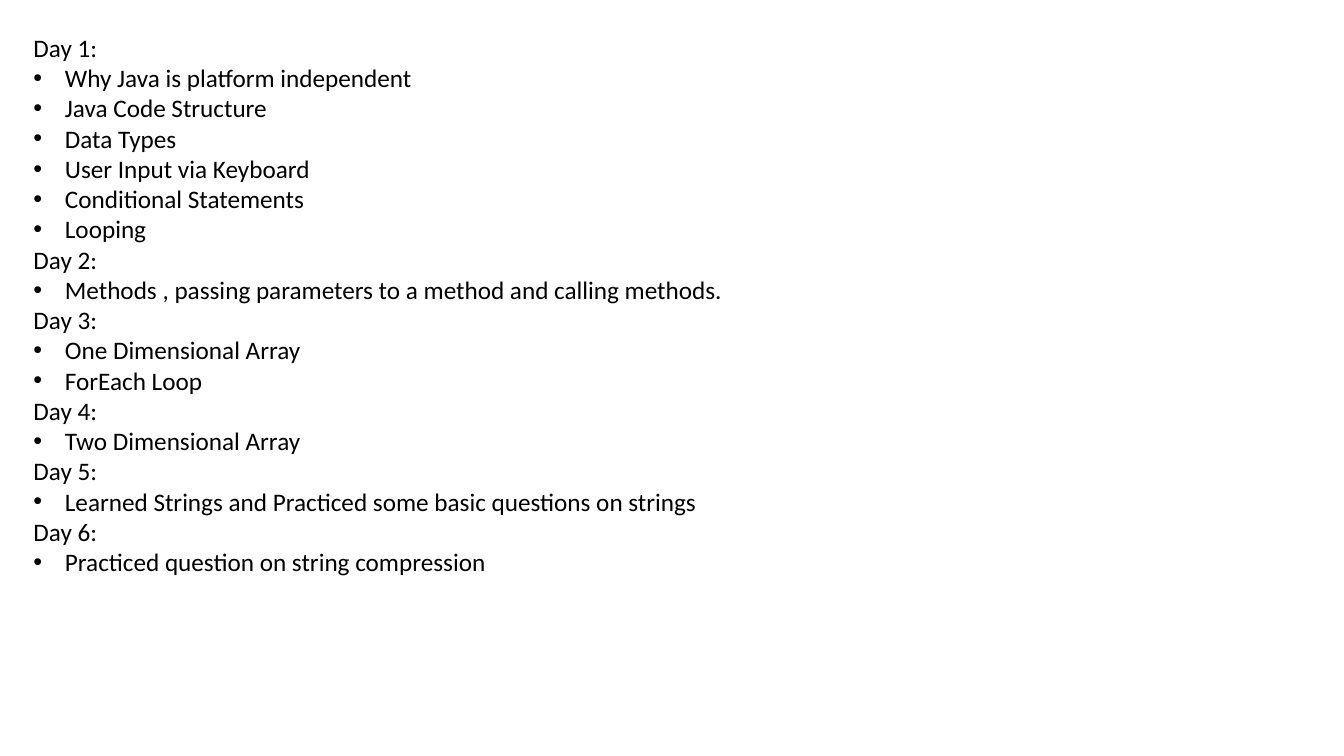
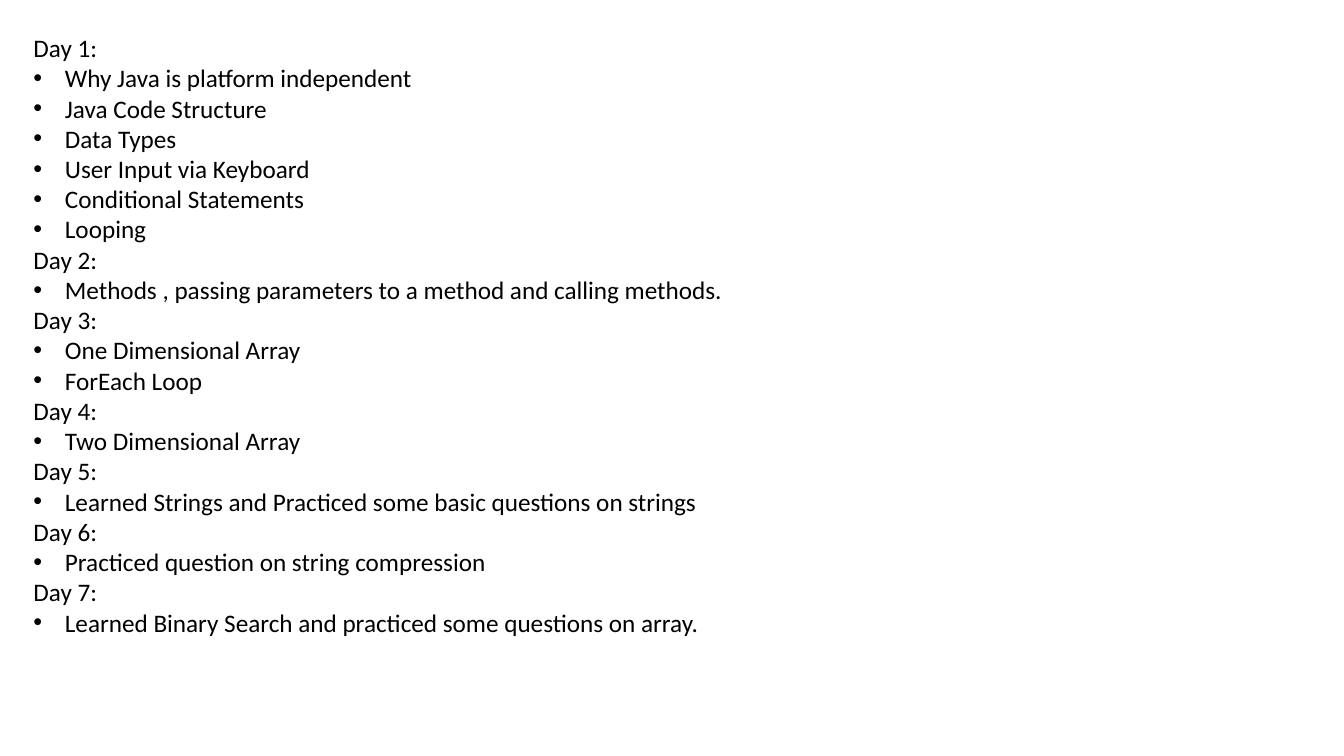
Before and after one commit to ahibhushan/100DaysOfCode, a slide deck: slide 1 of Stats.pptx. Drawn at 1344x756 pixels with LibreOffice and Linux fonts; fonts in the diff are those of the drawing. Boxes give left, top, right and bottom in pixels: in the first picture for what was removed or moved away, otherwise in the second. Text is boxed around its words. In the diff, an @@ line names an element or a change of style, - is before the commit and + after.

```diff
--- a/Stats.pptx
+++ b/Stats.pptx
@@ text at [33,584,698,636]: paragraphs added @@
+Day 7:
+• Learned Binary Search and practiced some questions on array.
```
Also in this commit, not shown: 3 other files.
